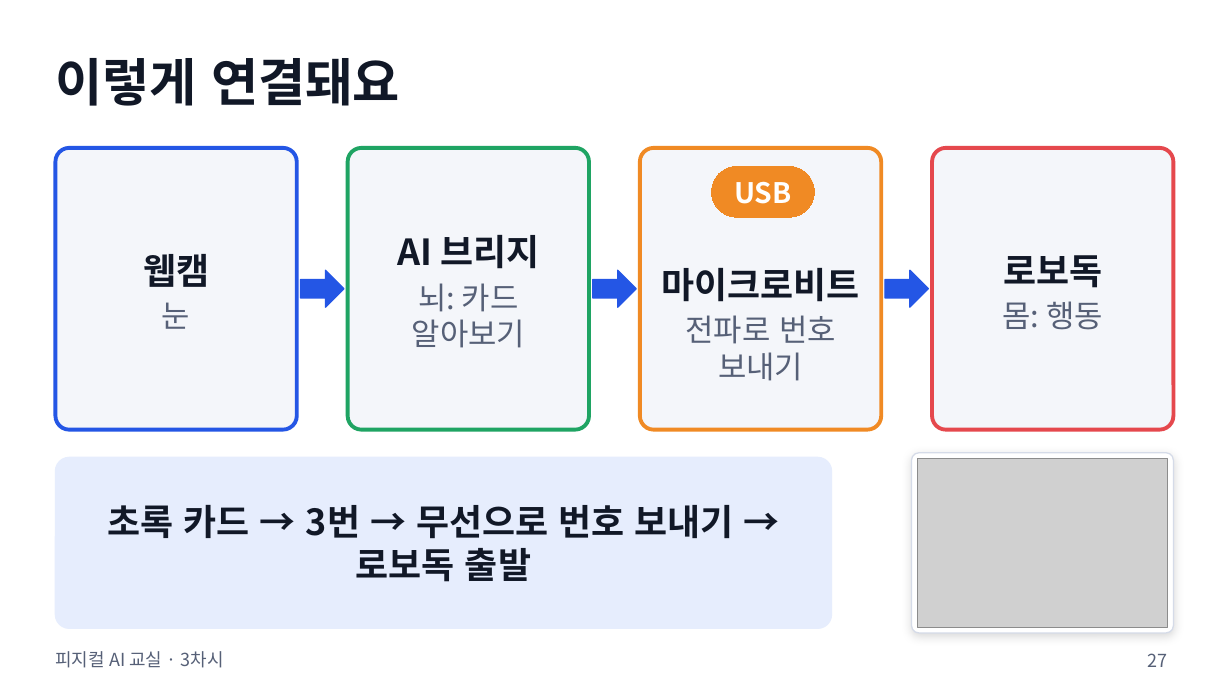
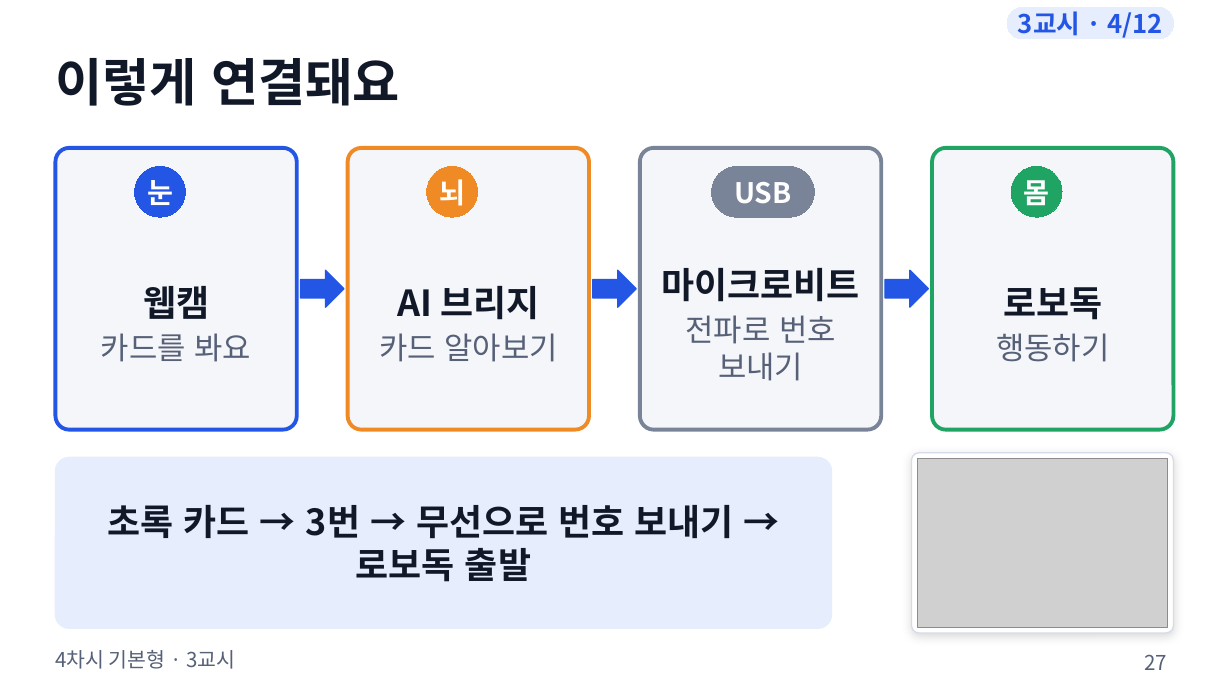
Before and after one commit to boundaryx01-uniquelife/microbit, a slide deck: slide 27 of materials/4차시_기본형/4차시_수업슬라이드.pptx. Drawn at 1232x693 pixels with LibreOffice and Linux fonts; fonts in the diff are those of the drawing; grey boxes stand for pictures. Boxes give left, top, right and bottom in pixels: in the first picture for what was removed or moved away, otherwise in the second. Text is boxed around its words. In the diff, an @@ line names an element or a change of style, - is before the commit and + after.

```diff
--- a/materials/4차시_기본형/4차시_수업슬라이드.pptx
+++ b/materials/4차시_기본형/4차시_수업슬라이드.pptx
@@ rounded rectangle added at (1007,7,1174,39), fill #E6EDFD, outline #E6EDFD 0.75 pt, 20 pt, text #2456E5, bold @@
+3교시 · 4/12
@@ rounded rectangle at (348,148,589,430): outline #1FA463 3 pt to #F08A24 3 pt @@
@@ rounded rectangle at (640,148,881,430): outline #F08A24 3 pt to #7A8499 3 pt @@
@@ rounded rectangle at (933,148,1174,430): outline #E5484D 3 pt to #1FA463 3 pt @@
@@ ellipse added at (135,166,186,217), fill #2456E5, outline #2456E5 0.75 pt, 22 pt, text #FFFFFF, bold @@
+눈
@@ ellipse added at (427,166,478,217), fill #F08A24, outline #F08A24 0.75 pt, 22 pt, text #FFFFFF, bold @@
+뇌
@@ rounded rectangle "USB" at (712,166,814,217): fill #F08A24 to #7A8499; outline #F08A24 0.75 pt to #7A8499 0.75 pt @@
@@ ellipse added at (1011,166,1062,217), fill #1FA463, outline #1FA463 0.75 pt, 22 pt, text #FFFFFF, bold @@
+몸
@@ text "웹캠": place and size @@
-text "웹캠" at (143,254,209,329)
+text "웹캠" at (101,286,252,362)
@@ text "AI 브리지": place and size @@
-text "AI 브리지" at (397,235,539,348)
+text "AI 브리지" at (379,286,557,362)
@@ text "로보독": place and size @@
-text "로보독" at (1003,255,1103,330)
+text "로보독" at (996,287,1109,362)
@@ text at (101,333,252,362): text changed @@
-눈
+카드를 봐요
@@ text at (379,333,557,362): text changed @@
-뇌: 카드 알아보기
+카드 알아보기
@@ text at (996,333,1109,362): text changed @@
-몸: 행동
+행동하기
@@ text at (55,650,235,669): text changed; size 14 to 16 pt @@
-피지컬 AI 교실 · 3차시
+4차시 기본형 · 3교시
@@ page number at (1144,654,1167,670): size 14 to 16 pt @@
```
Also in this commit, not shown: 47 other slides changed, 20 other files.
